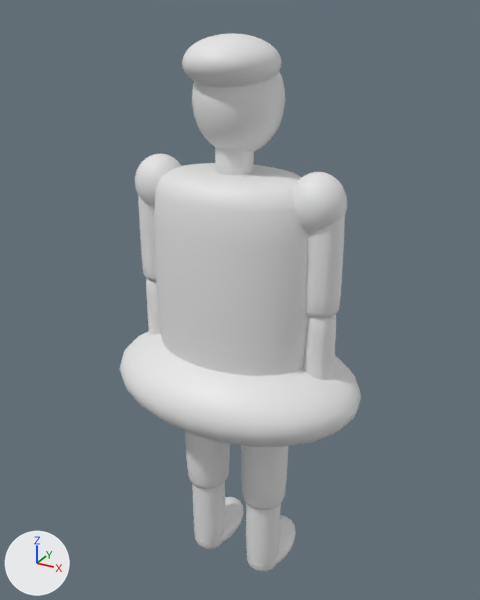
The glTF model assets/props/character-female-f.glb, before and after one commit.
Rendered twice from a 50 mm camera at (0.849, -1.513, 1.706) aimed at (-0.007, 0.043, 0.928). The lights are fixed; the arrows at lower left show +X, +Y and +Z. The first picture is the older version. Vertices at exactly the same position are counted once.

In view in the first picture: 'body-mesh'.
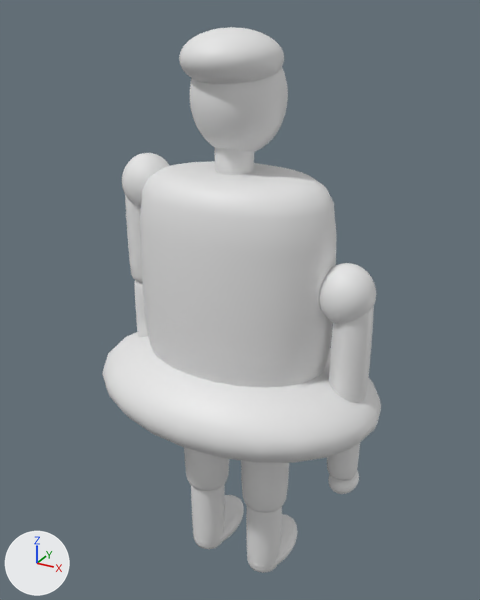
Boxes (x1, y1, x2, y2) around the edits, measured in the pictures (480 x 600 px; the box of a moved part takes in the faces that stretch with it):
'body-mesh', reshaped, moved (15% wider): before (119, 33, 361, 572); after (102, 27, 381, 573)
'crowd-arm-r', added: after (320, 263, 376, 494)
'crowd-arm-l', added: after (122, 153, 170, 337)
part 1 of me_cylinder, moved or reshaped: before (185, 431, 230, 489); after (184, 447, 229, 491)
part 2 of me_cylinder, moved or reshaped: before (192, 482, 225, 549); after (191, 484, 225, 549)
part 3 of me_cylinder, moved or reshaped: before (241, 445, 289, 510); after (241, 460, 289, 513)
part 4 of me_cylinder, moved or reshaped: before (246, 503, 281, 572); after (246, 506, 282, 573)
part 5 of me_cylinder, moved or reshaped: before (154, 163, 308, 376); after (140, 161, 337, 388)
part 6 of me_cylinder, added: after (190, 68, 288, 152)
part 7 of me_cylinder, added: after (179, 27, 284, 84)
part 8 of me_cylinder, added: after (102, 332, 381, 463)
part 9 of me_cylinder, added: after (195, 495, 244, 544)
part 10 of me_cylinder, added: after (249, 514, 298, 568)
part 11 of me_cylinder, deleted: before (119, 33, 361, 567)

Edits to the bpy script that builds the scene:
```text
Change me_cylinder:
    used by ob_body_mesh; location = (0.0, 0.0, 0.0)
    remove me_cylinder.from_pydata(...)  # 6734 vertices, 13392 faces; spans x -0.38..0.38, y -0.27..0.27, z 0.0..1.65
    add me_cylinder.from_pydata(...)  # 4154 vertices, 8264 faces; spans x -0.77..0.11, y -0.31..0.31, z -1.04..0.62
    me_cylinder part 1: the loose piece of 310 vertices spanning x -0.17..-0.03, y -0.07..0.07, z 0.28..0.7 is moved by (-0.33, 0.0, -1.06)
    me_cylinder part 2: the loose piece of 310 vertices spanning x -0.16..-0.05, y -0.05..0.05, z 0.01..0.39 is moved by (-0.33, 0.0, -1.05)
    me_cylinder part 3: the loose piece of 310 vertices spanning x 0.03..0.18, y -0.07..0.07, z 0.28..0.71 is moved by (-0.33, 0.0, -1.06)
    me_cylinder part 4: the loose piece of 310 vertices spanning x 0.05..0.16, y -0.06..0.05, z 0.01..0.39 is moved by (-0.33, 0.0, -1.05)
    me_cylinder part 5: the loose piece of 398 vertices spanning x -0.24..0.25, y -0.17..0.17, z 0.72..1.32 is scaled about its middle by (1.18, 1.18, 1.02), then moved by (-0.33, 0.0, -1.05)
    me_cylinder part 6: a new loose piece, a UV sphere (36 segments, 24 rings, poles along z) spanning x -0.45..-0.21, y -0.11..0.15, z 0.31..0.6
    me_cylinder part 7: a new loose piece, a UV sphere (28 segments, 20 rings, poles along z) spanning x -0.46..-0.2, y -0.15..0.12, z 0.48..0.62
    me_cylinder part 8: a new loose piece of 362 vertices spanning x -0.77..0.11, y -0.31..0.31, z -0.5..-0.23
    me_cylinder part 9: a new loose piece of 262 vertices spanning x -0.51..-0.36, y -0.06..0.19, z -1.04..-0.94
    me_cylinder part 10: a new loose piece of 262 vertices spanning x -0.3..-0.15, y -0.06..0.19, z -1.04..-0.94
    me_cylinder part 11: 13 loose pieces with 4830 vertices, spanning x -0.38..0.38, y -0.27..0.27, z 0.0..1.65, are deleted
    other edits to the shape of me_cylinder do not show in these pictures
Add me_sphere_005:
    me_sphere_005.from_pydata(...)  # 1258 vertices, 2500 faces; spans x -0.076..0.076, y -0.079..0.079, z -0.638..0.071
Add me_sphere_003:
    me_sphere_003.from_pydata(...)  # 1258 vertices, 2500 faces; spans x -0.685..-0.534, y -0.077..0.078, z -0.415..0.292
Change ob_body_mesh:
    ob_body_mesh.location: (0.0, 0.0, 0.0) -> (0.329, 0.003, 1.041)
Add ob_crowd_arm_r:
    ob_crowd_arm_r = bpy.data.objects.new('crowd-arm-r', me_sphere_005)
    ob_crowd_arm_r.location = (0.329, 0.003, 1.041)
Add ob_crowd_arm_l:
    ob_crowd_arm_l = bpy.data.objects.new('crowd-arm-l', me_sphere_003)
    ob_crowd_arm_l.location = (0.329, 0.003, 1.041)
```
